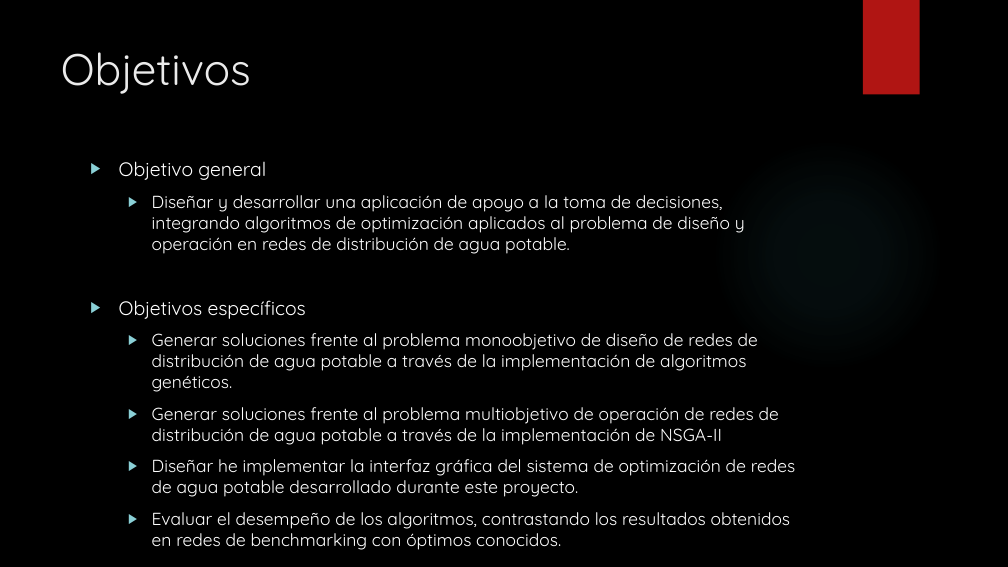
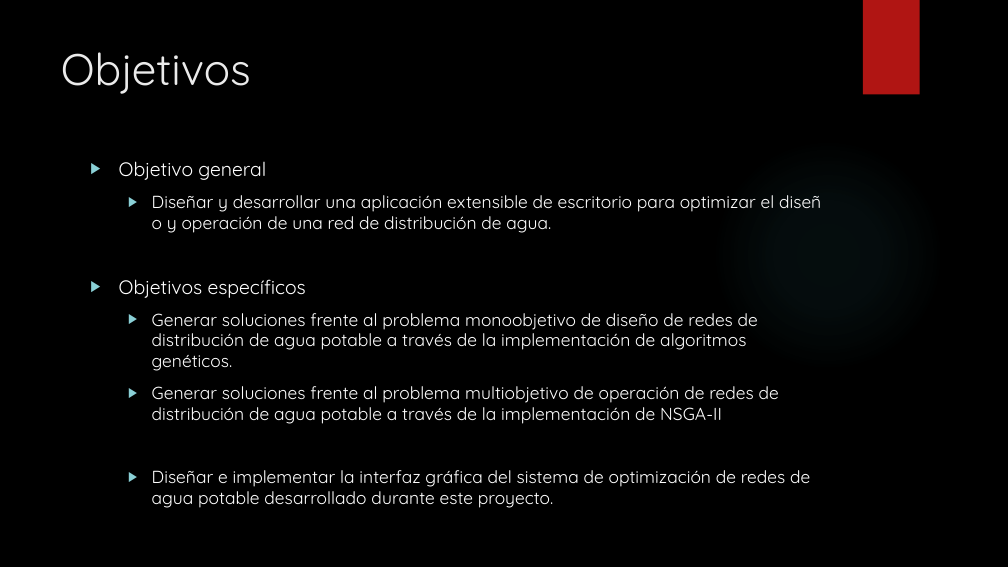
Before and after one commit to gsanhuezafuentes/ProyectoDeMemoria, a slide deck: slide 6 of presentacion/JHawanet.pptx (slide 5 before the commit). Drawn at 1008x567 pixels with LibreOffice and Linux fonts; fonts in the diff are those of the drawing; background and template pictures are left out. Boxes give left, top, right and bottom in pixels: in the first picture for what was removed or moved away, otherwise in the second. Text is boxed around its words. In the diff, an @@ line names an element or a change of style, - is before the commit and + after.

```diff
--- a/presentacion/JHawanet.pptx
+++ b/presentacion/JHawanet.pptx
@@ text at (152, 195, 775, 233): text changed @@
-  ▶ Diseñar y desarrollar una aplicación de apoyo a la toma de decisiones, integrando algoritmos de optimización aplicados al problema de diseño y operación en redes de distribución de agua potable.
+  ▶ Diseñar y desarrollar una aplicación extensible de escritorio para optimizar el diseño y operación de una red de distribución de agua.
@@ text at (152, 470, 810, 508): text changed @@
-  ▶ Diseñar he implementar la interfaz gráfica del sistema de optimización de redes de agua potable desarrollado durante este proyecto.
-  ▶ Evaluar el desempeño de los algoritmos, contrastando los resultados obtenidos en redes de benchmarking con óptimos conocidos.
+  ▶ Diseñar e implementar la interfaz gráfica del sistema de optimización de redes de agua potable desarrollado durante este proyecto.
```
Also in this commit, not shown: 5 other slides changed, 31 slides added, 36 other files.
